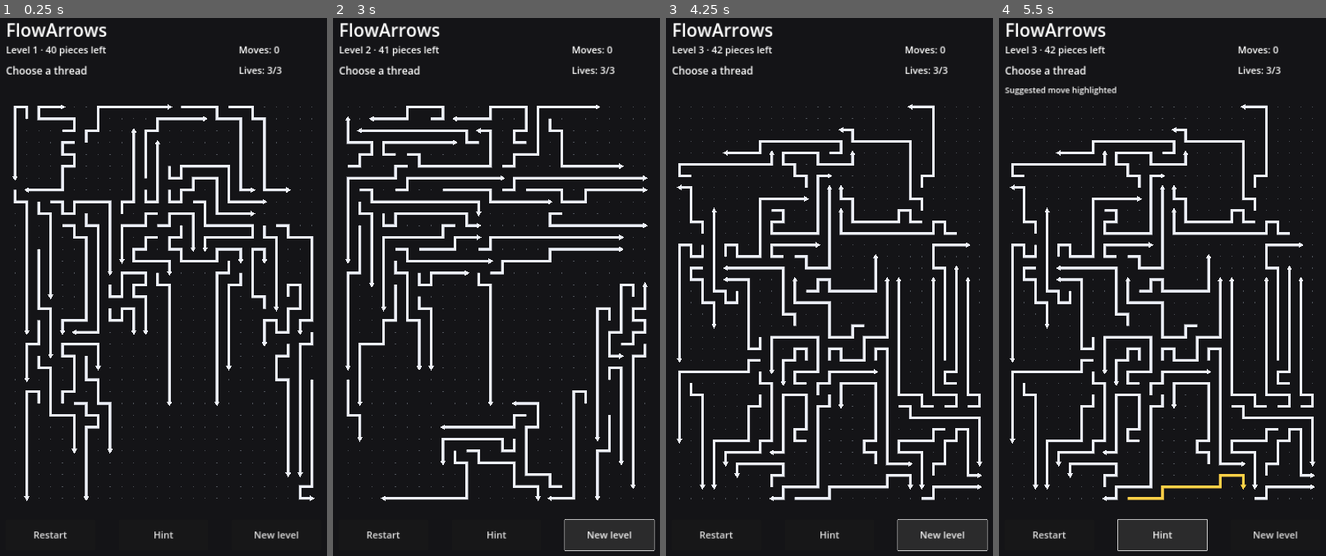
Above: before the commit, frames 1-4 (left to right).
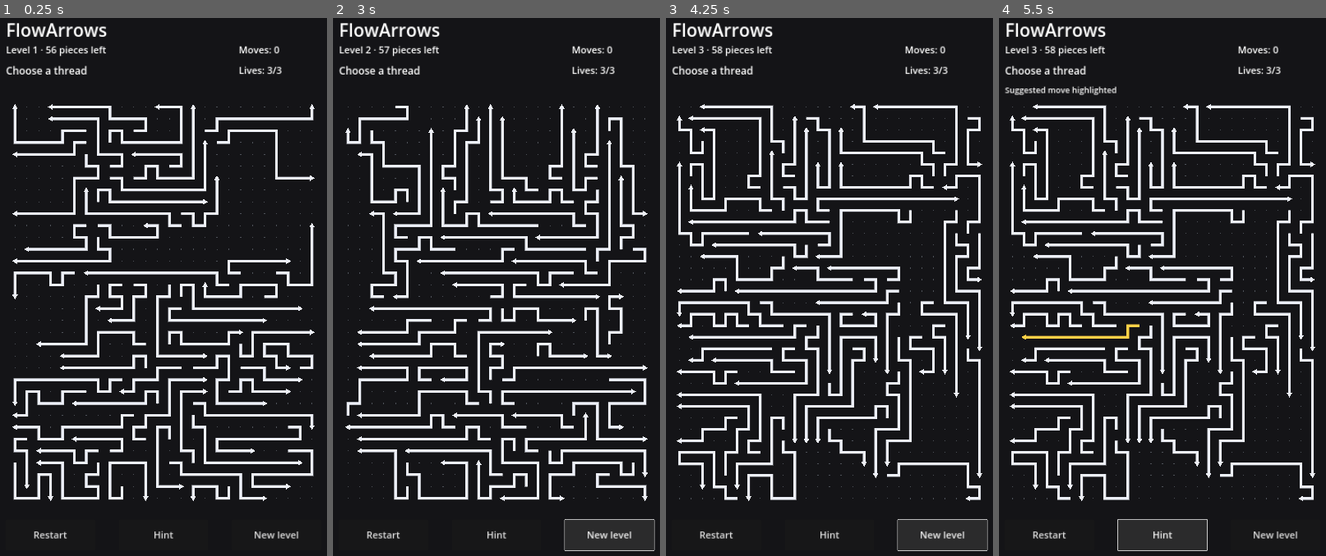
Above: after the commit, the same moments.

Repository: AiRigaLabs01/FlowArrows
Game: Godot game, scene res://src/game/main.tscn
Two runs of this game, one before a commit and one after it. Both use one fixed random seed, a clock stepped at 60 frames per second and the inputs below.
Inputs:
- Up to frame 1 (0.25 s): no input
- Up to frame 2 (3 s): click "Restart" at 0.5 s; click "Restart" at 1.25 s; click "Restart" at 2 s; click "New level" at 2.75 s
- Up to frame 3 (4.25 s): click "New level" at 3.5 s
- Up to frame 4 (5.5 s): click "Hint" at 4.25 s; click "Hint" at 5 s

The runs differ from the first frame. In frame 1, 15% of the frame differs, in the area x 3-97%, y 5-90%; in frame 2, 14%; in frame 3, 14%; in frame 4, 14%.

Commit message:
Increase thread count for denser boards

Diff:
--- a/src/game/main.gd
+++ b/src/game/main.gd
@@ -10,8 +10,8 @@
 const MIN_CELL_SIZE := 28.0
 const BOARD_AREA_POSITION := Vector2(35, 315)
 const BOARD_AREA_SIZE := Vector2(1010, 1180)
-const START_PIECES := 40
-const MAX_PIECES := 64
+const START_PIECES := 56
+const MAX_PIECES := 88
 const MAX_LIVES := 3
 
 var board
@@ -224,7 +224,7 @@
 		piece_nodes[piece_id] = view
 
 func _on_piece_pressed(piece_id: String, view) -> void:
-	if game_over or not board.pieces.has(piece_id):
+	if game_over or not board.pieces.has(piece_id) or active_exit_nodes.has(piece_id):
 		return
 	if board.can_exit(piece_id):
 		_start_exit_animation(piece_id, view)
@@ -232,41 +232,26 @@
 		_start_failed_animation(piece_id, view)
 
 func _start_exit_animation(piece_id: String, view) -> void:
-	if game_over or not board.pieces.has(piece_id):
-		return
 	var steps: int = board.exit_steps(piece_id)
 	if steps <= 0:
 		return
-	if not board.remove_piece(piece_id):
-		return
-
+	view.set_moving(true)
+	view.set_enabled(false)
+	var piece_snapshot = board.pieces[piece_id].copy()
+	board.remove_piece(piece_id)
 	moves += 1
 	failed_piece_ids.erase(piece_id)
 	piece_nodes.erase(piece_id)
 	active_exit_nodes[piece_id] = view
-	view.set_failed(false)
-	view.set_moving(true)
-	view.set_enabled(false)
-	hint_label.text = ""
-	_update_status()
-
-	var duration: float = maxf(0.22, float(steps) * 0.055)
+	var duration: float = maxf(0.20, float(steps) * 0.055)
 	var tween: Tween = create_tween()
 	tween.set_trans(Tween.TRANS_SINE).set_ease(Tween.EASE_IN_OUT)
 	tween.tween_property(view, "exit_progress", float(steps), duration)
-	tween.tween_callback(_finish_exit_animation.bind(piece_id, view))
-
-	_start_open_failed_pieces()
-
-func _finish_exit_animation(piece_id: String, view) -> void:
-	active_exit_nodes.erase(piece_id)
-	if is_instance_valid(view):
-		view.queue_free()
-	_update_status()
+	tween.tween_callback(_finish_exit_visual.bind(piece_id, view, piece_snapshot))
+	_update_status()
+	_release_open_failed_pieces()
 
 func _start_failed_animation(piece_id: String, view) -> void:
-	if not board.pieces.has(piece_id):
-		return
 	var first_failure := not failed_piece_ids.has(piece_id)
 	if first_failure:
 		failed_piece_ids[piece_id] = true
@@ -275,39 +260,52 @@
 	view.set_moving(true)
 	view.set_enabled(false)
 	_update_status()
-
-	var impact_progress: float = board.blocked_progress(piece_id)
-	var outbound_duration: float = clampf(0.08 + impact_progress * 0.034, 0.10, 0.32)
-	var return_duration: float = clampf(0.10 + impact_progress * 0.028, 0.12, 0.30)
+	var progress: float = board.blocked_progress(piece_id)
+	var outbound_duration: float = maxf(0.09, progress * 0.045)
+	var return_duration: float = maxf(0.12, progress * 0.052)
 	var tween: Tween = create_tween()
 	tween.set_trans(Tween.TRANS_QUAD)
-	tween.tween_property(view, "exit_progress", impact_progress, outbound_duration).set_ease(Tween.EASE_OUT)
+	tween.tween_property(view, "exit_progress", progress, outbound_duration).set_ease(Tween.EASE_OUT)
 	tween.tween_property(view, "exit_progress", 0.0, return_duration).set_ease(Tween.EASE_IN)
-	tween.tween_callback(_finish_failed_animation.bind(piece_id, view))
-
-func _finish_failed_animation(piece_id: String, view) -> void:
+	tween.tween_callback(_finish_failed_animation.bind(view))
+
+func _finish_failed_animation(view) -> void:
 	if is_instance_valid(view):
 		view.exit_progress = 0.0
 		view.set_moving(false)
 	if lives <= 0:
 		game_over = true
+		_set_game_over_banner(true)
 		_set_piece_input_enabled(false)
-		_set_game_over_banner(true)
 		_update_status()
 		return
-	if is_instance_valid(view) and piece_nodes.has(piece_id):
+	if is_instance_valid(view):
 		view.set_enabled(true)
 	_update_status()
 
-func _start_open_failed_pieces() -> void:
-	if game_over:
-		return
-	var ids := failed_piece_ids.keys()
-	ids.sort()
-	for piece_id in ids:
-		var id := String(piece_id)
-		if board.pieces.has(id) and board.can_exit(id) and piece_nodes.has(id):
-			_start_exit_animation(id, piece_nodes[id])
+func _finish_exit_visual(piece_id: String, view, _piece_snapshot) -> void:
+	active_exit_nodes.erase(piece_id)
+	if is_instance_valid(view):
+		view.queue_free()
+	if board.is_solved():
+		status_label.text = "Solved! Tap New level"
+		return
+	_update_status()
+
+func _release_open_failed_pieces() -> void:
+	var released := true
+	while released:
+		released = false
+		var ids := failed_piece_ids.keys()
+		ids.sort()
+		for piece_key in ids:
+			var piece_id := String(piece_key)
+			if not board.pieces.has(piece_id) or not piece_nodes.has(piece_id):
+				continue
+			if board.can_exit(piece_id):
+				_start_exit_animation(piece_id, piece_nodes[piece_id])
+				released = true
+				break
 
 func _show_hint() -> void:
 	if game_over or board.is_solved():
@@ -332,13 +330,10 @@
 	moves_label.text = "Moves: %d" % moves
 	lives_label.text = "Lives: %d/%d" % [lives, MAX_LIVES]
 	new_level_button.disabled = game_over
-	hint_button.disabled = game_over or board.is_solved()
+	hint_button.disabled = game_over
 	if game_over:
-		status_label.text = "GAME OVER · Restart"
+		status_label.text = "GAME OVER"
 	elif board.is_solved():
-		if active_exit_nodes.is_empty():
-			status_label.text = "Solved! Tap New level"
-		else:
-			status_label.text = "Solved!"
+		status_label.text = "Solved!"
 	else:
 		status_label.text = "Choose a thread"
